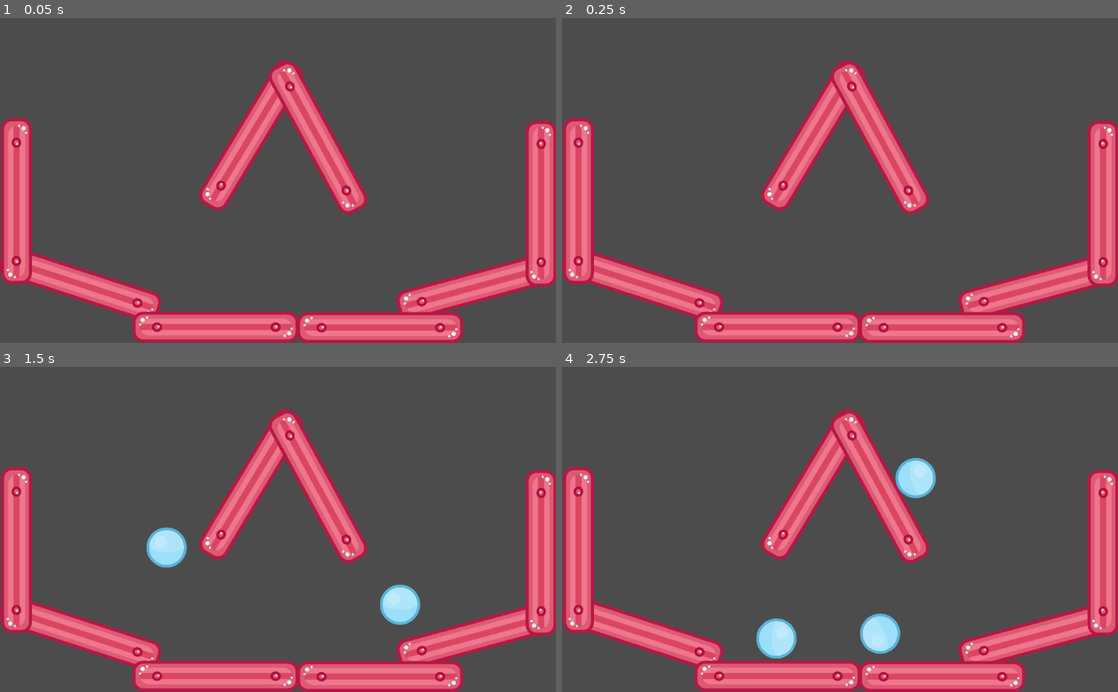
Above: before the commit, frames 1-4 (two rows, left to right).
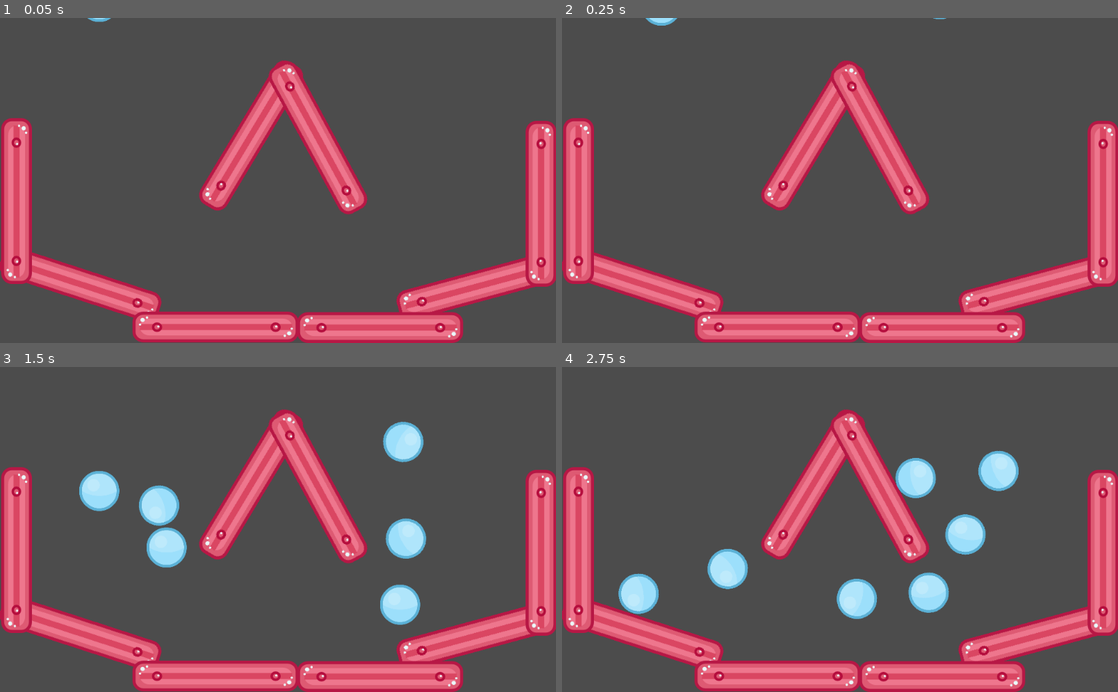
Above: after the commit, the same moments.

Repository: Mortr0n/godotLearning
Game: Godot game, scene res://Main.tscn
Two runs of this game, one before a commit and one after it. Both use one fixed random seed, a clock stepped at 60 frames per second and the inputs below.
Inputs (mouse positions are in pixels of both pictures, inside the frame that each line leads up to):
- Up to frame 1 (0.05 s): no input
- Up to frame 2 (0.25 s): no input
- Up to frame 3 (1.5 s): move the mouse to (400, 513) at 0.52 s; press the mouse at (400, 513) at 0.53 s; move the mouse to (166, 545) at 1.27 s; release the mouse at (166, 545) at 1.28 s; click (166, 545) at 1.35 s
- Up to frame 4 (2.75 s): move the mouse to (895, 458) at 2.02 s; press the mouse at (895, 458) at 2.03 s

The runs differ from the first frame. In frame 1, less than 0.1% of the frame differs, in the area x 15-20%, y 0-2%; in frame 2, 0.1%; in frame 3, 2.9%; in frame 4, 5.7%, in the area x 10-83%, y 25-90%.

Commit message:
instancing tutorial completed

Diff:
--- a/instancing/Ball.tscn
+++ b/instancing/Ball.tscn
@@ -3,6 +3,7 @@
 [ext_resource path="res://assets/ballBlue_10.png" type="Texture" id=1]
 
 [sub_resource type="PhysicsMaterial" id=1]
+bounce = 1.0
 
 [sub_resource type="CircleShape2D" id=2]
 radius = 37.1452
--- a/instancing/Main.tscn
+++ b/instancing/Main.tscn
@@ -32,6 +32,9 @@
 [sub_resource type="PhysicsMaterial" id=9]
 bounce = 0.5
 
+[sub_resource type="PhysicsMaterial" id=10]
+bounce = 2.21
+
 [node name="Main" type="Node"]
 script = ExtResource( 1 )
 Ball = ExtResource( 2 )
@@ -39,7 +42,6 @@
 [node name="WallContainer" type="Node" parent="."]
 
 [node name="Wall2" type="StaticBody2D" parent="WallContainer"]
-editor/display_folded = true
 position = Vector2( 880.952, 495.157 )
 rotation = -0.264907
 physics_material_override = SubResource( 1 )
@@ -55,7 +57,6 @@
 shape = SubResource( 2 )
 
 [node name="Wall7" type="StaticBody2D" parent="WallContainer"]
-editor/display_folded = true
 position = Vector2( 462.444, 216.865 )
 rotation = -1.02983
 physics_material_override = SubResource( 3 )
@@ -71,7 +72,6 @@
 shape = SubResource( 2 )
 
 [node name="Wall8" type="StaticBody2D" parent="WallContainer"]
-editor/display_folded = true
 position = Vector2( 585.534, 221.147 )
 rotation = 1.07416
 physics_material_override = SubResource( 4 )
@@ -87,7 +87,6 @@
 shape = SubResource( 2 )
 
 [node name="Wall4" type="StaticBody2D" parent="WallContainer"]
-editor/display_folded = true
 position = Vector2( 996.874, 342.897 )
 rotation = -1.5708
 physics_material_override = SubResource( 5 )
@@ -103,7 +102,6 @@
 shape = SubResource( 2 )
 
 [node name="Wall1" type="StaticBody2D" parent="WallContainer"]
-editor/display_folded = true
 position = Vector2( 148.047, 491.522 )
 rotation = 0.315662
 physics_material_override = SubResource( 6 )
@@ -119,7 +117,6 @@
 shape = SubResource( 2 )
 
 [node name="Wall5" type="StaticBody2D" parent="WallContainer"]
-editor/display_folded = true
 position = Vector2( 30.2087, 337.685 )
 rotation = 1.5708
 physics_material_override = SubResource( 7 )
@@ -135,7 +132,6 @@
 shape = SubResource( 2 )
 
 [node name="Wall3" type="StaticBody2D" parent="WallContainer"]
-editor/display_folded = true
 position = Vector2( 397.133, 570.384 )
 physics_material_override = SubResource( 8 )
 __meta__ = {
@@ -150,7 +146,6 @@
 shape = SubResource( 2 )
 
 [node name="Wall6" type="StaticBody2D" parent="WallContainer"]
-editor/display_folded = true
 position = Vector2( 699.667, 571.226 )
 physics_material_override = SubResource( 9 )
 __meta__ = {
@@ -163,3 +158,17 @@
 [node name="CollisionShape2D" type="CollisionShape2D" parent="WallContainer/Wall6"]
 rotation = 1.5708
 shape = SubResource( 2 )
+
+[node name="Ball" parent="." instance=ExtResource( 2 )]
+position = Vector2( 397, -50 )
+
+[node name="Ball2" parent="." instance=ExtResource( 2 )]
+position = Vector2( 696, -46 )
+
+[node name="Ball4" parent="." instance=ExtResource( 2 )]
+position = Vector2( 575, -55 )
+physics_material_override = SubResource( 10 )
+
+[node name="Ball3" parent="." instance=ExtResource( 2 )]
+position = Vector2( 183, -30 )
+gravity_scale = 2.49
Not shown: 1 places in instancing/Main.tscn that only renumber resources
